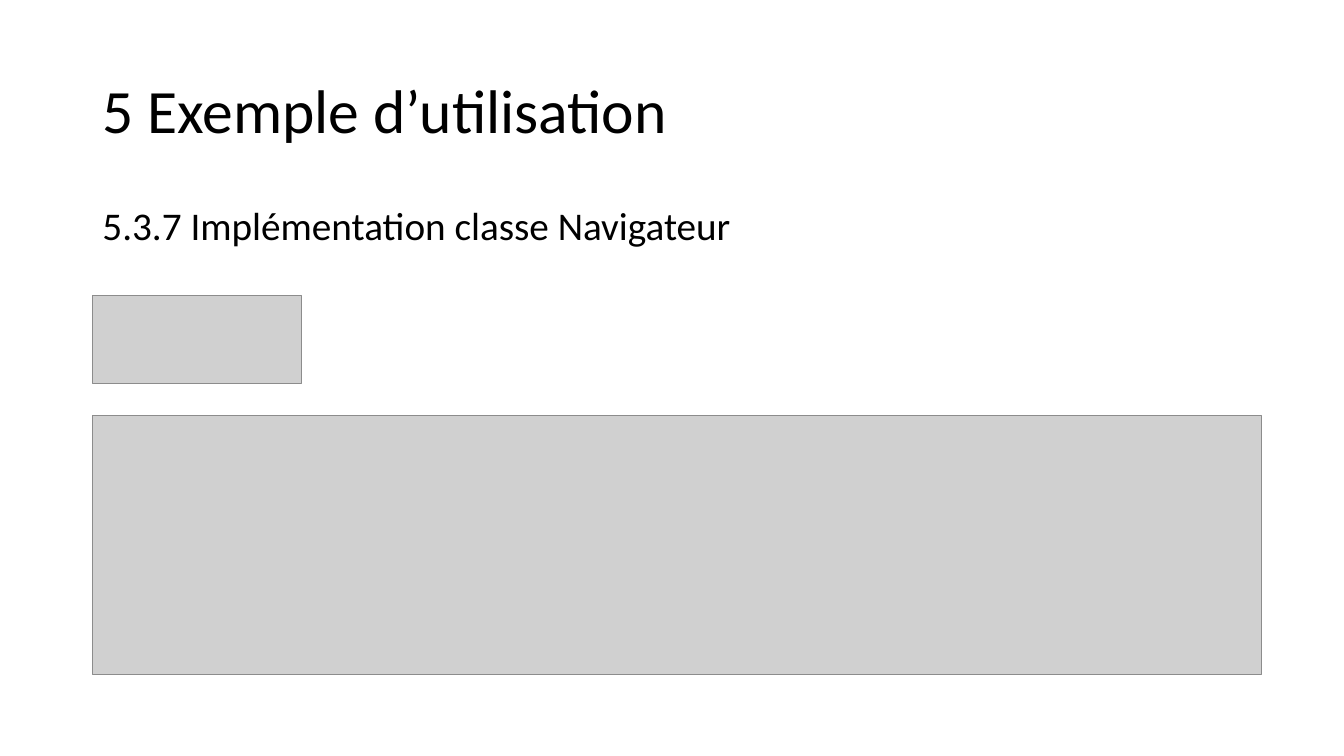
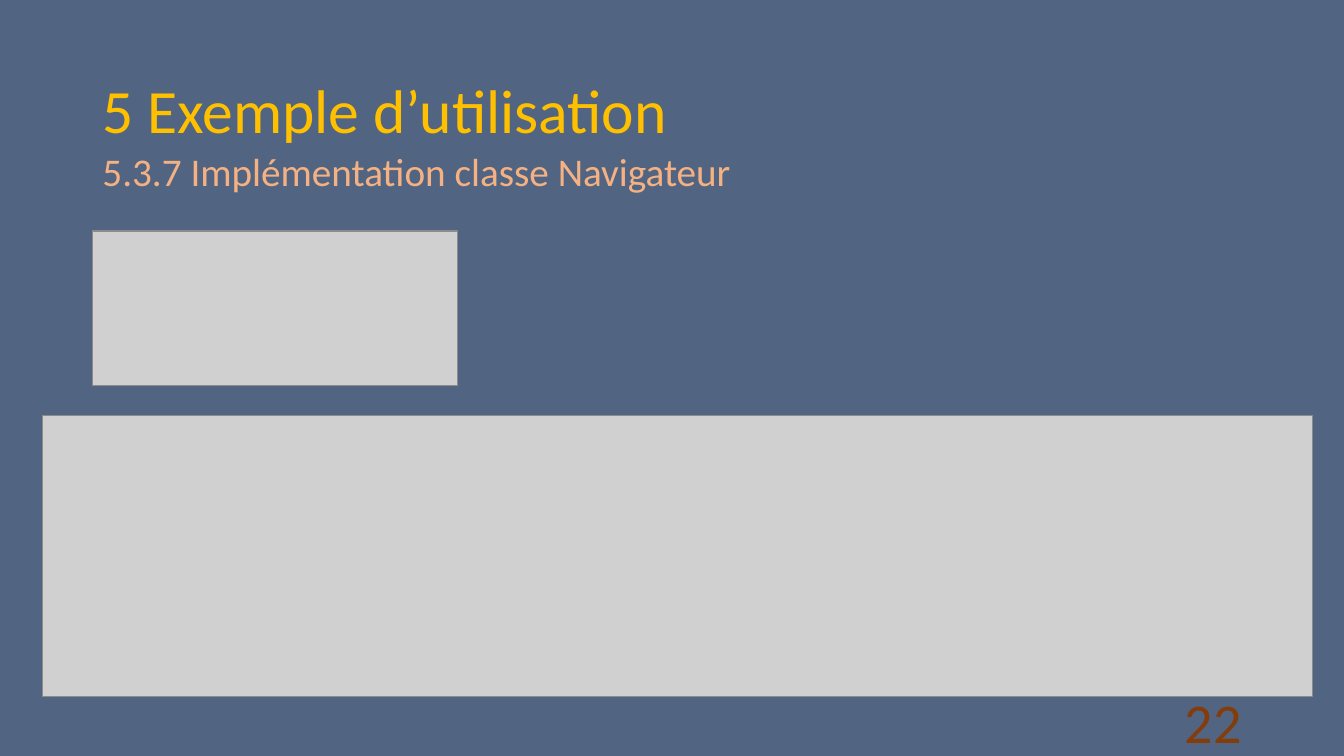
Before and after one commit to D-CRAVO/FORMATION-CDA-2210, a slide deck: slide 22 of 106_DesignPattern/Cours/Observateur/Observateur.pptx. Drawn at 1344x756 pixels with LibreOffice and Linux fonts; fonts in the diff are those of the drawing; grey boxes stand for pictures. Boxes give left, top, right and bottom in pixels: in the first picture for what was removed or moved away, otherwise in the second. Text is boxed around its words. In the diff, an @@ line names an element or a change of style, - is before the commit and + after.

```diff
--- a/106_DesignPattern/Cours/Observateur/Observateur.pptx
+++ b/106_DesignPattern/Cours/Observateur/Observateur.pptx
@@ background #FFFFFF to #526582 @@
@@ title "5 Exemple d’utilisation" at box(102, 90, 666, 143): text colour #000000 to #FFC000 @@
@@ text "5.3.7 Implémentation classe Navigateur": place and size @@
-text "5.3.7 Implémentation classe Navigateur" at box(102, 212, 731, 247)
+text "5.3.7 Implémentation classe Navigateur" at box(102, 159, 731, 193)
@@ text "5.3.7 Implémentation classe Navigateur" at box(102, 159, 731, 193): text colour #000000 to #F4B183 @@
@@ picture: place and size @@
-picture at box(93, 295, 301, 384)
+picture at box(93, 231, 458, 385)
@@ picture: place and size @@
-picture at box(93, 415, 1262, 675)
+picture at box(42, 415, 1312, 697)
@@ page number added at box(1185, 696, 1242, 743), 40 pt, text #843C0B @@
+22
```
Also in this commit, not shown: 23 other slides changed, 1 slide added.
